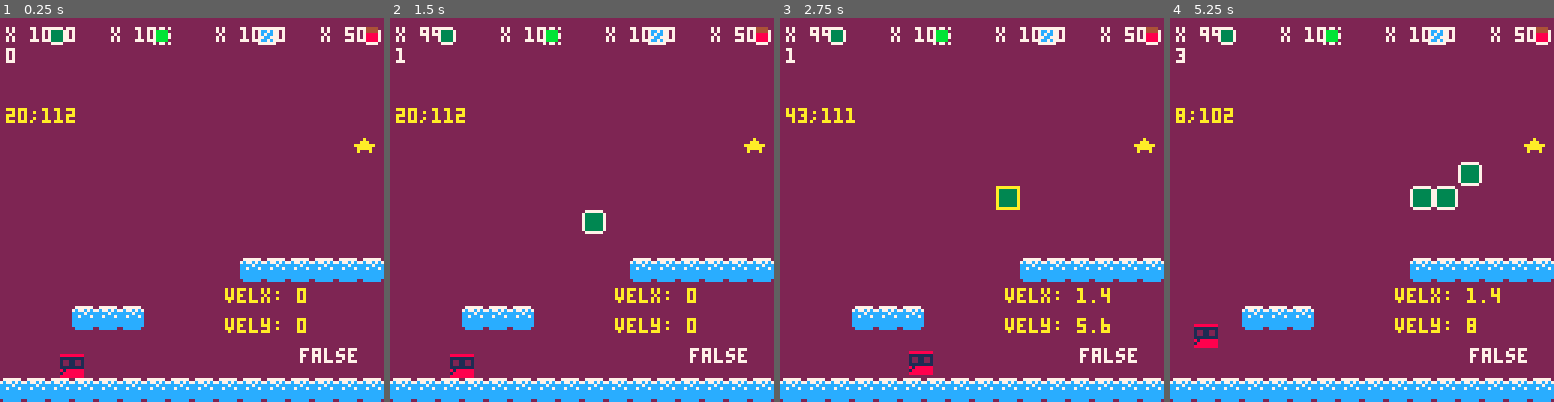
Above: before the commit, frames 1-4 (left to right).
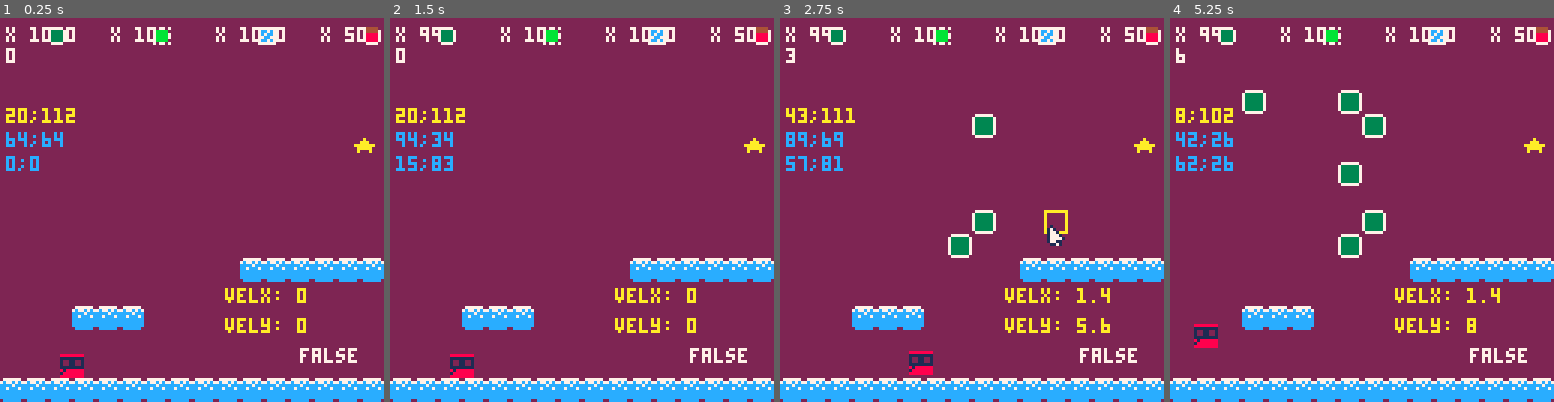
Above: after the commit, the same moments.

Repository: FlavioIero/PlatformMaker
Game: PICO-8 cartridge platformmaker.p8
The game is run twice, just before and just after one commit, with the same random seed, the same clock (stepped at 60 frames per second) and the same inputs.
Inputs (mouse positions are in pixels of both pictures, inside the frame that each line leads up to):
- Up to frame 1 (0.25 s): no input
- Up to frame 2 (1.5 s): tap X (X key) at 0.33, 1.07 s; click (670, 121) at 0.67 s; tap O (Z key) at 0.7 s; click (436, 267) at 1.22 s
- Up to frame 3 (2.75 s): hold Right 1.6-2.1 s; tap O (Z key) at 1.7, 2.1, 2.5 s; click (887, 114) at 1.77 s; tap X (X key) at 1.85 s; hold Up 2.15-2.42 s; click (952, 259) at 2.32 s; hold Right from 2.47 s (still down)
- Up to frame 4 (5.25 s): click (1404, 106) at 2.87 s; tap O (Z key) every 0.4 s from 2.9 to 4.9 s; tap X (X key) at 2.97, 4.08, 5.2 s; release Right at 3.03 s; hold Left 3.08-3.58 s; click (1465, 256) at 3.42 s; hold Down 3.63-3.97 s; click (1231, 102) at 3.97 s; hold Right 4.02-4.68 s; click (1292, 248) at 4.52 s; hold Up 4.73-5.03 s; click (1354, 94) at 5.07 s; hold Left from 5.08 s (still down)

The runs differ from the first frame. In frame 1, 0.4% of the frame differs, in the area x 1-17%, y 29-40%; in frame 2, 1.0%; in frame 3, 2.4%; in frame 4, 3.9%, in the area x 1-82%, y 7-63%.

Commit message:
mouse and arrow movements of build mode

Diff:
--- a/platformmaker.p8
+++ b/platformmaker.p8
@@ -45,6 +45,7 @@
 end
 
 function _init()
+	poke(0x5f2d,1)
 	poke(0x5f2e,1)
 	--pal({[0]=0,-15,1,-4,12,13,-1,7,2,-7,-8,8,9,-3,-2,-14},1)	reset_var()
 	reset_var()
@@ -201,9 +202,14 @@
 	vel_x = 0,
 	vel_y = 0,
 	-- build
+	switch_time = 20,
+	ptr_spd = 4,
 	bx = 64,
 	by = 64,
-	switch_time = 2,
+	lbx = 64,
+	lby = 64,
+	old_click = false,
+
 
 	new = function(self,tbl)
 		tbl = tbl or {}
@@ -228,13 +234,16 @@
 	draw = function(self)
 		spr(self.sprt,self.x,self.y)
 		if self.state == self.states.build then
-			rect(self.bx,self.by,self.bx+7,self.by+7,10)
+			rect(self.bx-self.bx%8,self.by-self.by%8,self.bx-self.bx%8+7,self.by-self.by%8+7,10)
+			spr(17,self.bx,self.by)
 		end
 		-- debug
 		print(self:collide_blocks(self.x,self.y,8,8),100,110,7)
 		print("velx: "..self.vel_x,75,90,10)
 		print("vely: "..self.vel_y,75,100,10)
 		print(self.x..";"..self.y,2,30,10)
+		print(self.bx..";"..self.by,2,38,12)
+		print(stat(32)..";"..stat(33),2,46,12)
 	end,
 
 	update_anim = function(self)
@@ -319,6 +328,43 @@
 		if btnp(❎) then
 			self.state = self.states.jump end
 
+		-- movement of pointer
+		if flr(stat(32)) ~= self.lbx then
+			self.bx = stat(32)
+			self.lbx = self.bx
+		end
+		if flr(stat(33)) ~= self.lby then
+			self.by = stat(33)
+			self.lby = self.by
+		end
+
+		if btn(➡️) then
+			self.bx += self.ptr_spd end
+		if btn(⬅️) then
+			self.bx -= self.ptr_spd end
+		if btn(⬆️) then
+			self.by -= self.ptr_spd end
+		if btn(⬇️) then
+			self.by += self.ptr_spd end
+
+		self.bx = max(0,min(127,self.bx))
+		self.by = max(0,min(127,self.by))
+		--------
+
+		local click = stat(34) == 1
+		if not self.old_click and click then
+			bm:toggle_block(self.bx-self.bx%8,self.by-self.by%8)
+		end
+		self.old_click = click
+
+		if btnp(🅾️) then
+			bm:toggle_block(self.bx-self.bx%8,self.by-self.by%8) end
+	end,
+
+	build_mode_old = function(self)
+		if btnp(❎) then
+			self.state = self.states.jump end
+
 		if btnp(➡️) then
 			self.bx += 8 end
 		if btnp(⬅️) then
@@ -644,13 +690,13 @@
 0000000081888888b1bbbbbbc1cccccc11111111018888801111111101bbbbb01111111101ccccc0e1eeeeee1111111101eeeee0000000000000000000000000
 00000000188888881bbbbbbb1ccccccc8188888801888880b1bbbbbb01bbbbb0c1cccccc01ccccc01eeeeeeee1eeeeee01eeeee0000000000000000000000000
 0000000088888888bbbbbbbbcccccccc18888888088888801bbbbbbb0bbbbbb01ccccccc0cccccc0eeeeeeee1eeeeeee0eeeeee0000000000000000000000000
-00000000000000000000000000000000000000000000000000000000000000000000000000000000000000000000000000000000000000000000000000000000
-00000000000000000000000000000000000000000000000000000000000000000000000000000000000000000000000000000000000000000000000000000000
-00000000000000000000000000000000000000000000000000000000000000000000000000000000000000000000000000000000000000000000000000000000
-00000000000000000000000000000000000000000000000000000000000000000000000000000000000000000000000000000000000000000000000000000000
-00000000000000000000000000000000000000000000000000000000000000000000000000000000000000000000000000000000000000000000000000000000
-00000000000000000000000000000000000000000000000000000000000000000000000000000000000000000000000000000000000000000000000000000000
-00000000000000000000000000000000000000000000000000000000000000000000000000000000000000000000000000000000000000000000000000000000
+00000000010000000000000000000000000000000000000000000000000000000000000000000000000000000000000000000000000000000000000000000000
+00000000171000000000000000000000000000000000000000000000000000000000000000000000000000000000000000000000000000000000000000000000
+00000000177100000000000000000000000000000000000000000000000000000000000000000000000000000000000000000000000000000000000000000000
+00000000177710000000000000000000000000000000000000000000000000000000000000000000000000000000000000000000000000000000000000000000
+00000000177771000000000000000000000000000000000000000000000000000000000000000000000000000000000000000000000000000000000000000000
+00000000177110000000000000000000000000000000000000000000000000000000000000000000000000000000000000000000000000000000000000000000
+00000000011710000000000000000000000000000000000000000000000000000000000000000000000000000000000000000000000000000000000000000000
 00000000000000000000000000000000000000000000000000000000000000000000000000000000000000000000000000000000000000000000000000000000
 00000000000000000000000000000000000000000000000000000000000000000000000000000000000000000000000000000000000000000000000000000000
 00000000000000000000000000000000000000000000000000000000000000000000000000000000000000000000000000000000000000000000000000000000
